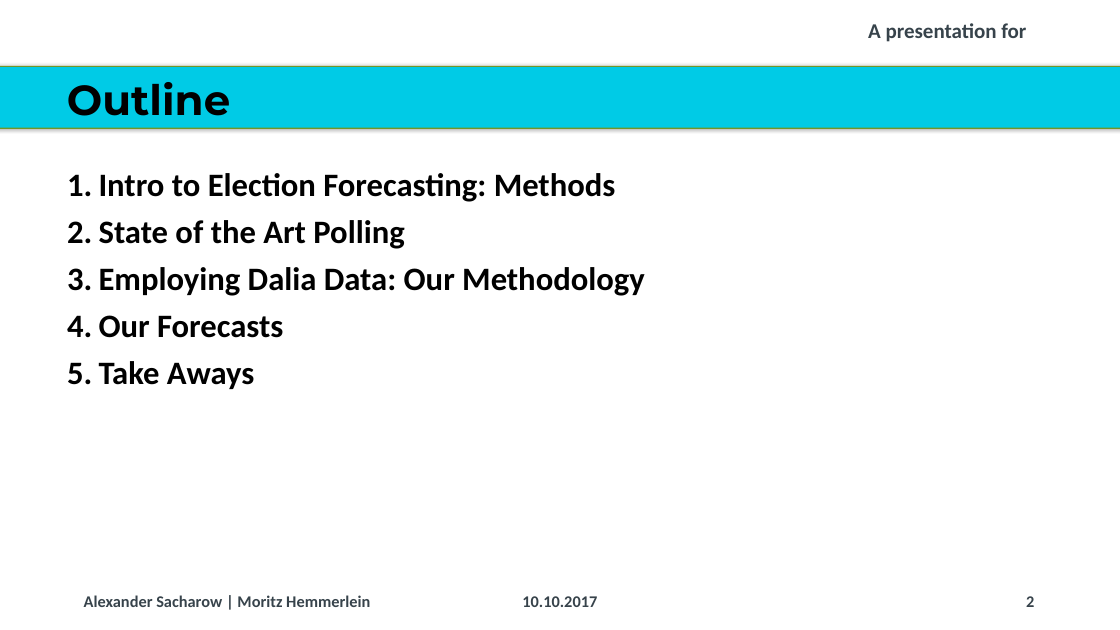
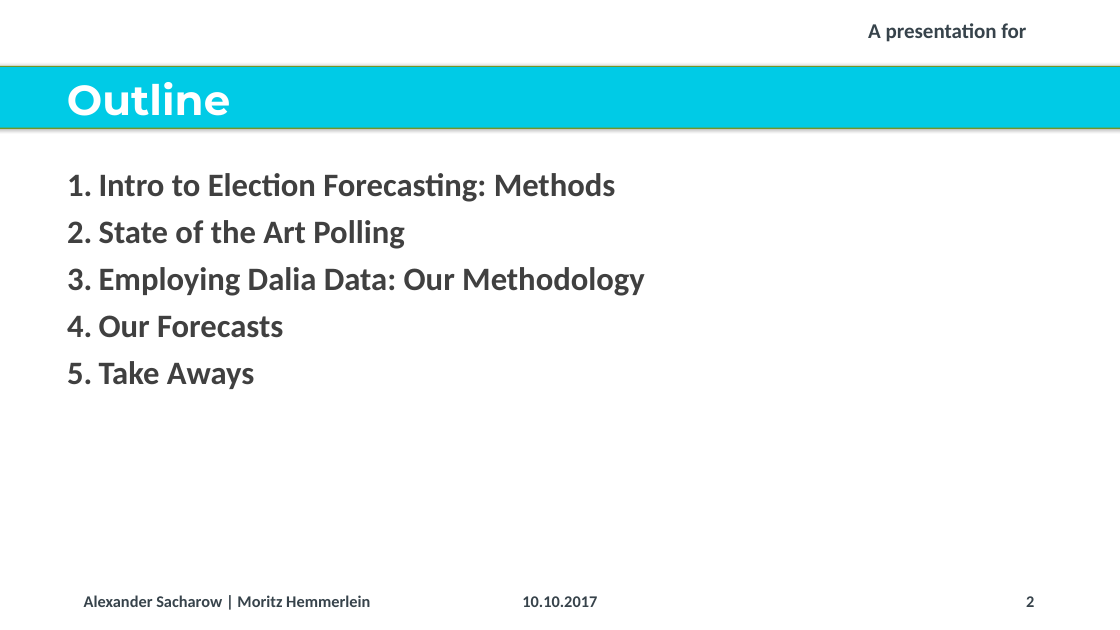
Before and after one commit to Corrod3/ElectionForecasting, a slide deck: slide 2 of Dalia Presentation/20171006_Dalia_Lunchtime Talk_Election Forecasting_v2.pptx. Drawn at 1120x630 pixels with LibreOffice and Linux fonts; fonts in the diff are those of the drawing; background and template pictures are left out. Boxes give left, top, right and bottom in pixels: in the first picture for what was removed or moved away, otherwise in the second. Text is boxed around its words. In the diff, an @@ line names an element or a change of style, - is before the commit and + after.

```diff
--- a/Dalia Presentation/20171006_Dalia_Lunchtime Talk_Election Forecasting_v2.pptx
+++ b/Dalia Presentation/20171006_Dalia_Lunchtime Talk_Election Forecasting_v2.pptx
@@ title "Outline" at <box>67,82,230,116</box>: text colour #000000 to #FFFFFF @@
@@ text "Intro to Election Forecasting: Methods" at <box>99,173,645,389</box>: text colour #000000 to #404040 @@
```
Also in this commit, not shown: 13 other slides changed, 1 slide added, 2 slides removed.
